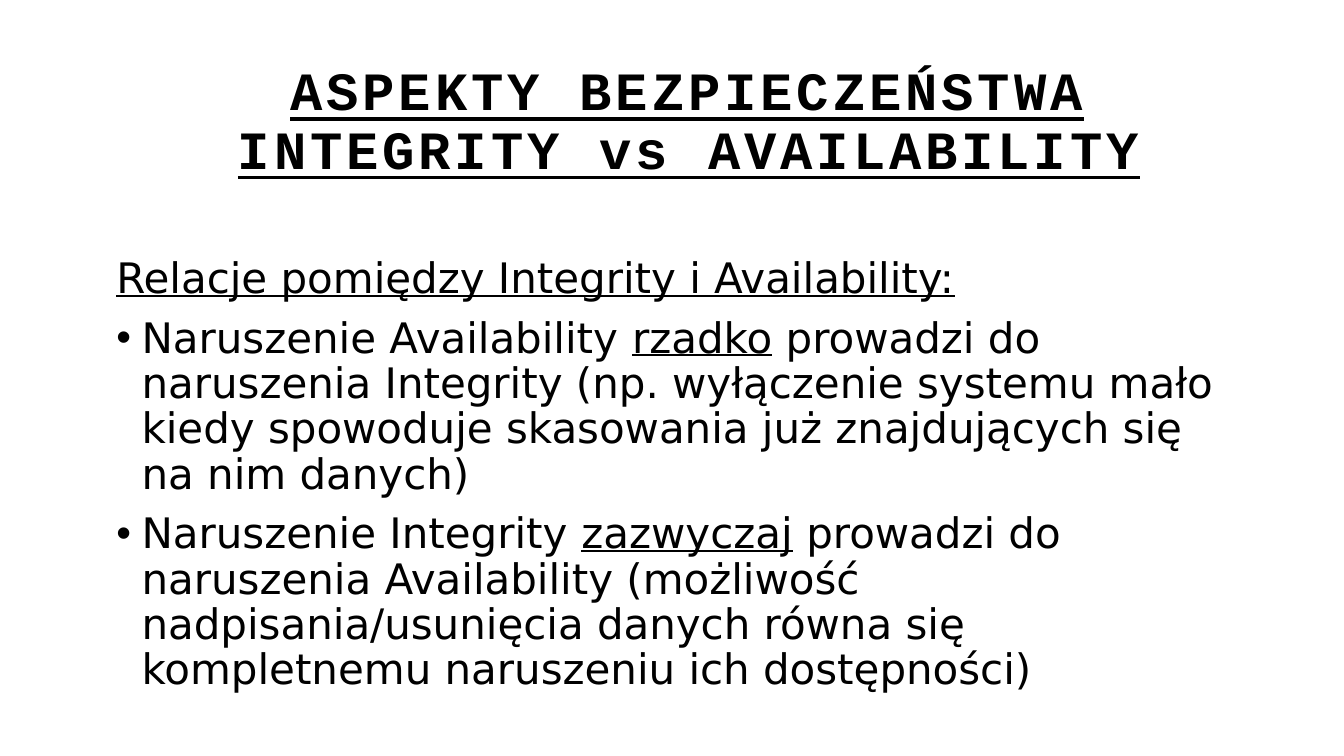
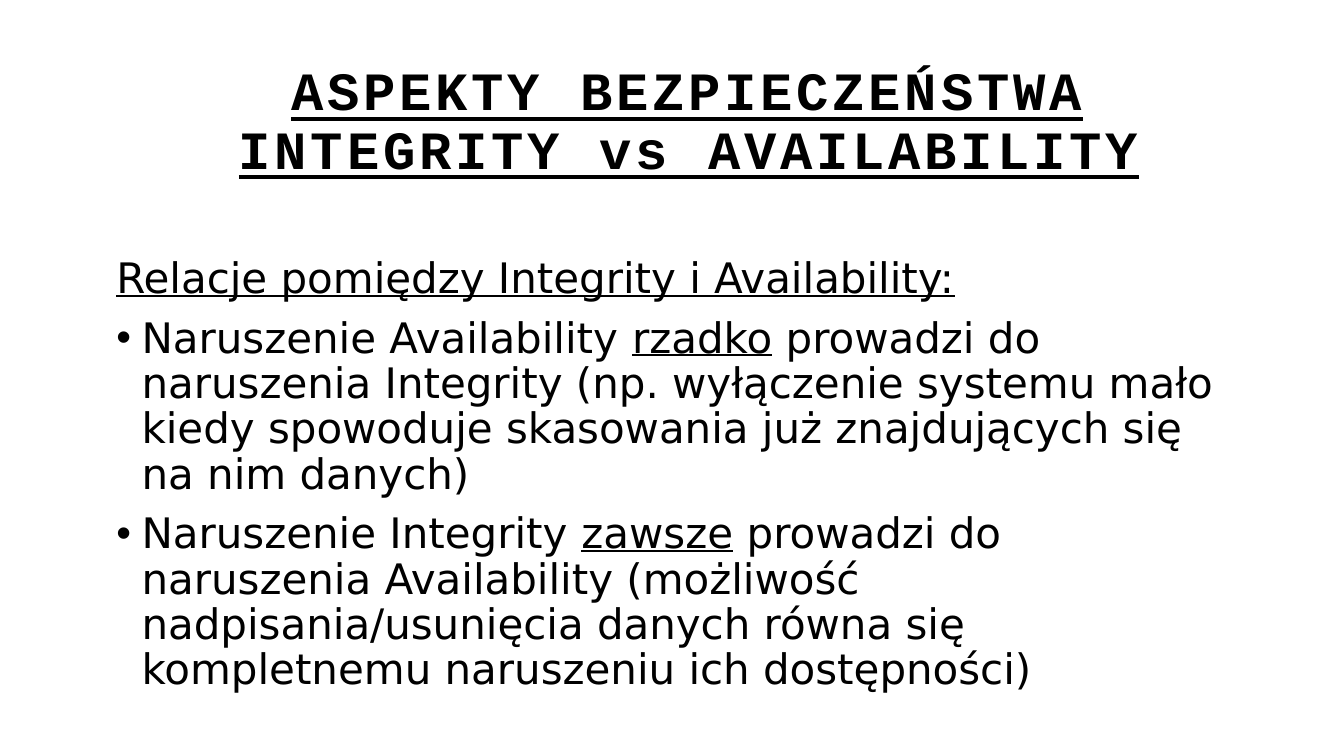
Before and after one commit to ewilded/DFIR, a slide deck: slide 3 of 2_Wprowadzenie_do_bezpieczenstwa_IT.pptx. Drawn at 1344x756 pixels with LibreOffice and Linux fonts; fonts in the diff are those of the drawing. Boxes give left, top, right and bottom in pixels: in the first picture for what was removed or moved away, otherwise in the second. Text is boxed around its words. In the diff, an @@ line names an element or a change of style, - is before the commit and + after.

```diff
--- a/2_Wprowadzenie_do_bezpieczenstwa_IT.pptx
+++ b/2_Wprowadzenie_do_bezpieczenstwa_IT.pptx
@@ text at box(142, 516, 1031, 693): text changed @@
-• Naruszenie Integrity zazwyczaj prowadzi do naruszenia Availability (możliwość nadpisania/usunięcia danych równa się kompletnemu naruszeniu ich dostępności)
+• Naruszenie Integrity zawsze prowadzi do naruszenia Availability (możliwość nadpisania/usunięcia danych równa się kompletnemu naruszeniu ich dostępności)
```
Also in this commit, not shown: 41 other slides changed, 1 slide added, 2 other files.
